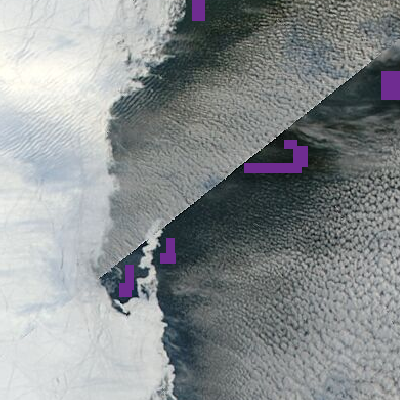
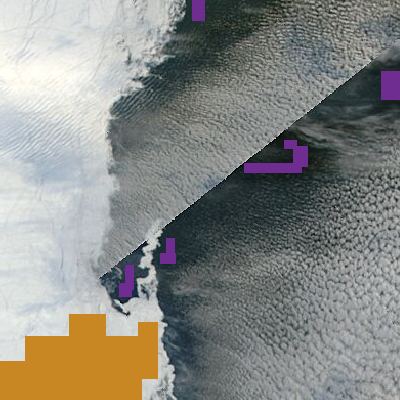
Comparing the layer stacks of the two w=400, h=400 images. Changes:
added layer "ice samples" above "water samples" over [0,314,158,400]
